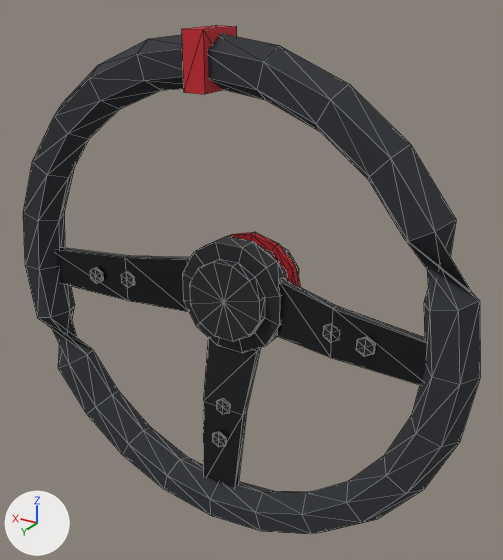
What one commit did to the glTF model assets/parts/interior/gripline/gripline_350_carbon/kaze_gt.glb.
Rendered twice from a 50 mm lens placed at (-0.261, 0.465, 0.221), pointed at (-0.007, 0.041, 0.009). Lighting does not change. The marker at lower left points along +X, +Y and +Z. The picture after the commit comes second. Mesh edges are drawn as thin lines. Vertices at exactly the same position are counted once.

Script lines for the objects in view, before the commit:
```python
me_model = bpy.data.meshes.new('model')
me_model.from_pydata(...)  # 424 vertices, 796 faces; spans x -0.99..0.99, y -0.26..0.26, z -1.0..1.0
# faces by material slot: [388, 48, 288, 72]
me_model.materials.append(mat_car_atlas)  # picture img_car_atlas
me_model.materials.append(mat_raw_metal)  # grey #a3a7ab
me_model.materials.append(mat_seat_fabric)  # dark grey #2c2f34
me_model.materials.append(mat_carbon)  # black #1c1e21
ob_model = bpy.data.objects.new('model', me_model)
ob_model.parent = ob_gripline_350_carbon
ob_model.location = (0.0, 0.0495, 0.001)
ob_model.scale = (0.193, 0.193, 0.193)
```
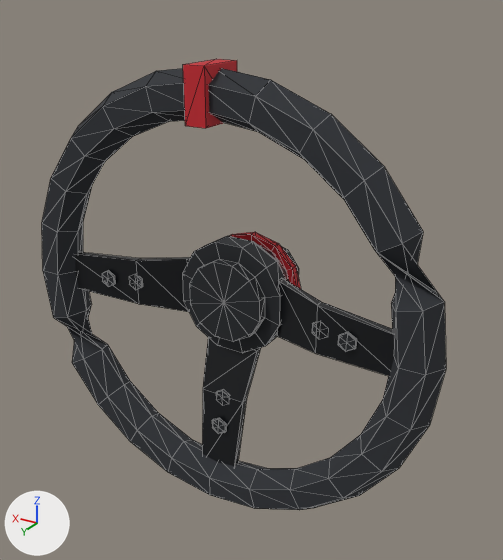
Where the change shows, as pixel boxes (x1, y1, x2, y2) in the pictures (503 x 560 px; the box of a moved part takes in the faces that stretch with it):
```json
{"object": "model", "change": "reshaped, rescaled", "before": [23, 26, 480, 534], "after": [42, 59, 446, 510], "on screen": "12% narrower, 11% shorter"}
{"part": 1, "of": "me_model", "change": "moved or reshaped", "before": [182, 236, 299, 353], "after": [182, 236, 299, 353]}
{"part": 2, "of": "me_model", "change": "moved or reshaped", "before": [126, 272, 135, 288], "after": [137, 276, 142, 289]}
{"part": 3, "of": "me_model", "change": "moved or reshaped", "before": [90, 267, 103, 284], "after": [102, 270, 115, 287]}
{"part": 4, "of": "me_model", "change": "moved or reshaped", "before": [323, 324, 332, 342], "after": [312, 322, 317, 336]}
{"part": 5, "of": "me_model", "change": "moved or reshaped", "before": [356, 337, 375, 357], "after": [338, 332, 356, 352]}
{"part": 6, "of": "me_model", "change": "moved or reshaped", "before": [216, 398, 230, 410], "after": [216, 389, 229, 397]}
{"part": 7, "of": "me_model", "change": "moved or reshaped", "before": [212, 432, 226, 447], "after": [212, 418, 226, 434]}
{"part": 8, "of": "me_model", "change": "moved or reshaped", "before": [258, 244, 290, 282], "after": [258, 244, 290, 282], "on screen": "mostly hidden"}
{"part": 9, "of": "me_model", "change": "moved or reshaped", "before": [230, 232, 300, 287], "after": [230, 232, 301, 289]}
{"part": 10, "of": "me_model", "change": "moved or reshaped", "before": [182, 26, 237, 94], "after": [183, 59, 237, 128]}
{"part": 11, "of": "me_model", "change": "moved or reshaped", "before": [23, 33, 480, 534], "after": [42, 68, 446, 510]}
```

The change, as JSON lines over the scene's bpy script:
```json
{"block": "me_model", "where": "# used by ob_model"}
{"op": "remove", "block": "me_model", "code": "me_model.from_pydata(...)  # 424 vertices, 796 faces; spans x -0.99..0.99, y -0.26..0.26, z -1.0..1.0"}
{"op": "add", "block": "me_model", "code": "me_model.from_pydata(...)  # 424 vertices, 796 faces; spans x -0.99..0.99, y -0.29..0.29, z -1.0..1.0"}
{"block": "me_model", "change": "me_model part 1: the loose piece of 72 vertices spanning x -0.23..0.23, y -0.26..0.11, z -0.23..0.22 is scaled about the mesh origin by 1.12"}
{"block": "me_model", "change": "me_model part 2: the loose piece of 14 vertices spanning x 0.43..0.5, y 0.12..0.13, z -0.04..0.03 is moved by (0.01, 0.01, 0.0)"}
{"block": "me_model", "change": "me_model part 3: the loose piece of 14 vertices spanning x 0.58..0.64, y 0.15..0.16, z -0.04..0.03 is moved by (0.0, 0.02, 0.0)"}
{"block": "me_model", "change": "me_model part 4: the loose piece of 14 vertices spanning x -0.5..-0.43, y 0.12..0.13, z -0.04..0.03 is moved by (-0.01, 0.01, 0.0)"}
{"block": "me_model", "change": "me_model part 5: the loose piece of 14 vertices spanning x -0.64..-0.58, y 0.15..0.16, z -0.04..0.03 is moved by (0.0, 0.02, 0.0)"}
{"block": "me_model", "change": "me_model part 6: the loose piece of 14 vertices spanning x -0.03..0.03, y 0.12..0.13, z -0.51..-0.43 is moved by (0.0, 0.01, -0.01)"}
{"block": "me_model", "change": "me_model part 7: the loose piece of 14 vertices spanning x -0.03..0.03, y 0.15..0.16, z -0.65..-0.58 is moved by (0.0, 0.02, 0.0)"}
{"block": "me_model", "change": "me_model part 8: the loose piece of 26 vertices spanning x -0.18..0.18, y -0.15..-0.08, z -0.19..0.17 is scaled about the mesh origin by 1.12"}
{"block": "me_model", "change": "me_model part 9: the loose piece of 48 vertices spanning x -0.22..0.22, y -0.13..-0.1, z -0.22..0.21 is scaled about the mesh origin by 1.12"}
{"block": "me_model", "change": "me_model part 10: the loose piece of 8 vertices spanning x -0.04..0.04, y 0.06..0.26, z 0.8..1.0 is scaled about its middle by 1.12, then moved by (0.0, 0.02, -0.01)"}
{"block": "me_model", "change": "me_model part 11: 186 of 424 vertices moved; they spanned x -0.99..0.99, y 0.02..0.23, z -1.0..0.99 and now span x -0.99..0.99, y 0.02..0.26, z -1.0..0.99; mean shift (0.0, 0.02, 0.0); largest move (0.0, 0.23, 0.86) -> (0.0, 0.26, 0.84)"}
{"op": "set", "path": "ob_model.scale", "old": "(0.193, 0.193, 0.193)", "new": "(0.172, 0.172, 0.172)"}
```
